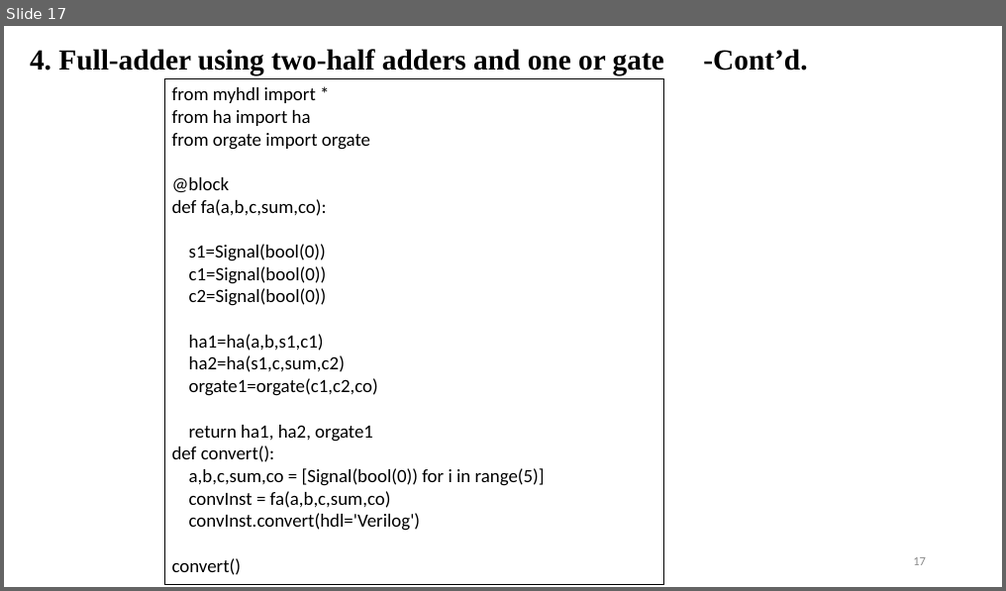
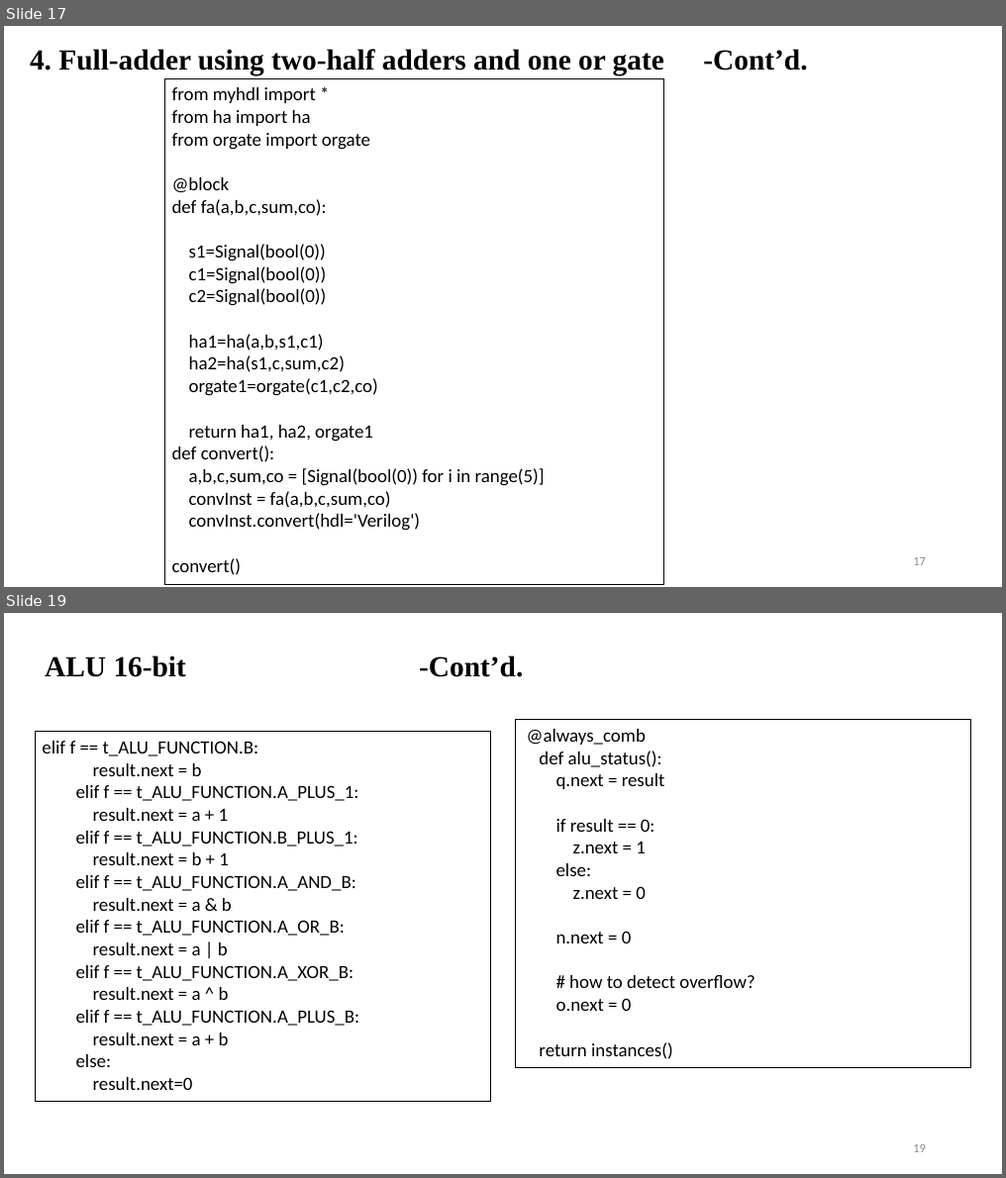
Before and after one commit to visionvlsi/Proj_HLS_phase1, a slide deck: hls_phase1.pptx. Shown one above the other, each under a label of ours: slide 17 before the commit, slides 17 and 19 after it; the slides between them are not shown. The pictures are 1006x591 and 1006x1178 pixels, drawn with LibreOffice and Linux fonts; fonts in the diff are those of the drawing. Boxes give left, top, right and bottom in pixels: in the first picture for what was removed or moved away, otherwise in the second. Text is boxed around its words. In the diff, an @@ line names an element or a change of style, - is before the commit and + after.

```diff
--- a/hls_phase1.pptx
+++ b/hls_phase1.pptx
@@ slide 19 added at (4, 613, 1002, 1174), background #FFFFFF @@
@@ text added at (45, 656, 523, 677), 28 pt, text #000000, bold @@
+ALU 16-bit -Cont’d.
@@ rectangle added at (35, 731, 491, 1102), outline #000000 0.75 pt, 18 pt, text #000000 @@
+elif f == t_ALU_FUNCTION.B:
+result.next = b
+elif f == t_ALU_FUNCTION.A_PLUS_1:
+result.next = a + 1
+elif f == t_ALU_FUNCTION.B_PLUS_1:
+result.next = b + 1
+elif f == t_ALU_FUNCTION.A_AND_B:
+result.next = a & b
+elif f == t_ALU_FUNCTION.A_OR_B:
+result.next = a | b
+elif f == t_ALU_FUNCTION.A_XOR_B:
+result.next = a ^ b
+elif f == t_ALU_FUNCTION.A_PLUS_B:
+result.next = a + b
+else:
+result.next=0
@@ rectangle added at (515, 720, 972, 1067), outline #000000 0.75 pt, 18 pt, text #000000 @@
+@always_comb
+def alu_status():
+q.next = result
+if result == 0:
+z.next = 1
+else:
+z.next = 0
+n.next = 0
+# how to detect overflow?
+o.next = 0
+return instances()
@@ page number added at (913, 1145, 926, 1153), 12 pt, text #8C8C8C @@
+19
```
Also in this commit, not shown: 1 slide changed, 2 other slides added.
